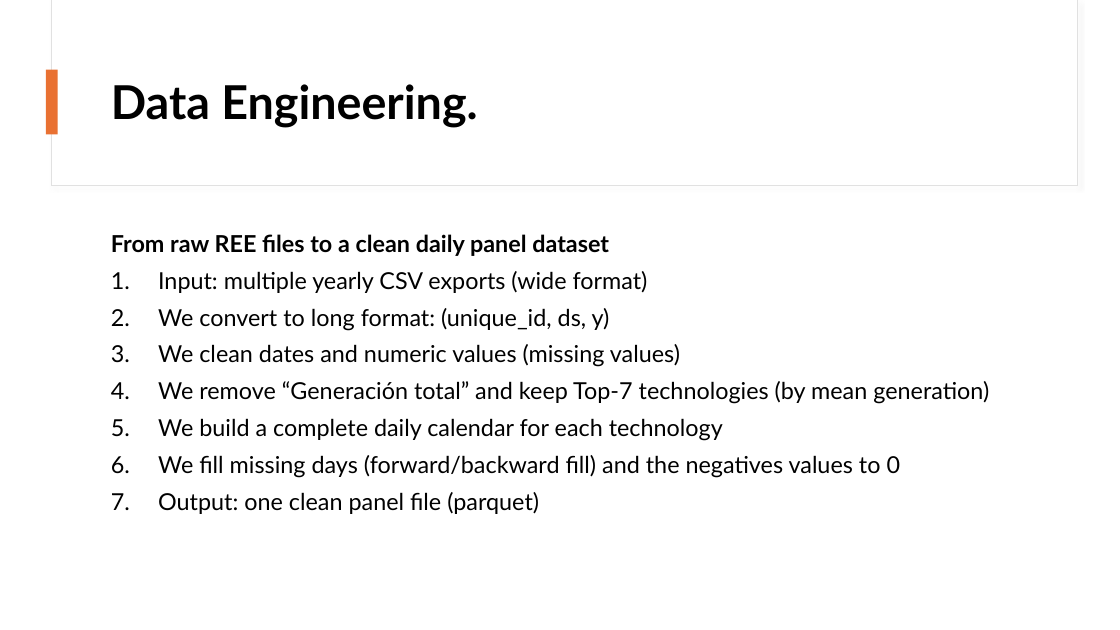
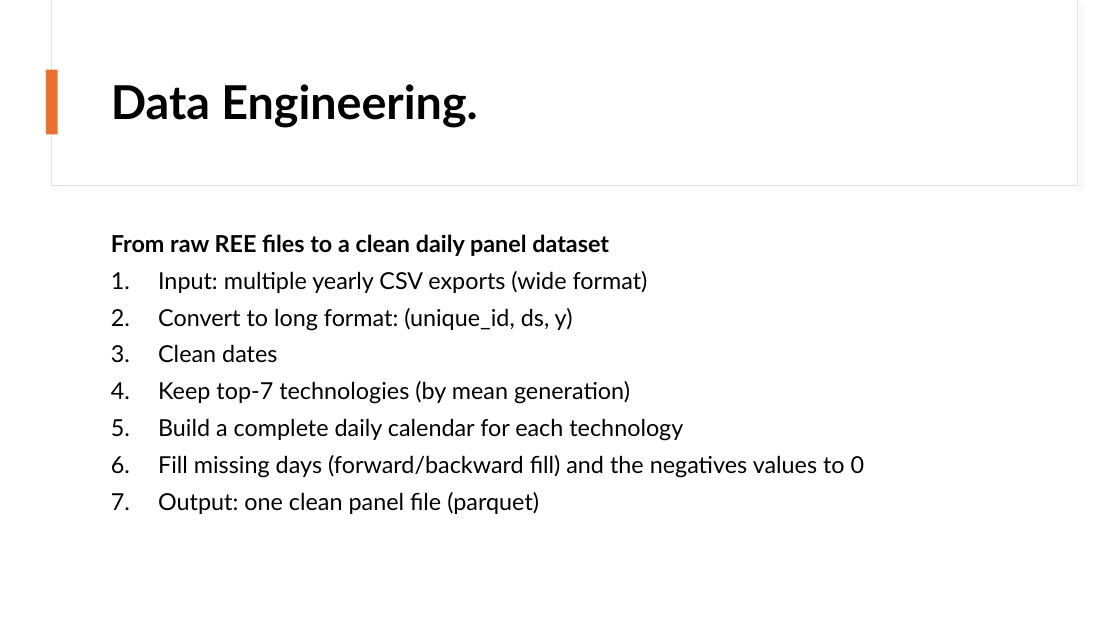
Before and after one commit to mireiamonbu/Spanish-Forecasters-MireiaMontoya-EnriqueRuiz, a slide deck: slide 8 of presentation/CapstonProject.pptx. Drawn at 1120x630 pixels with LibreOffice and Linux fonts; fonts in the diff are those of the drawing. Boxes give left, top, right and bottom in pixels: in the first picture for what was removed or moved away, otherwise in the second. Text is boxed around its words. In the diff, an @@ line names an element or a change of style, - is before the commit and + after.

```diff
--- a/presentation/CapstonProject.pptx
+++ b/presentation/CapstonProject.pptx
@@ text at [158,308,865,478]: text changed @@
-2. We convert to long format: (unique_id, ds, y)
-3. We clean dates and numeric values (missing values)
-4. We remove “Generación total” and keep Top-7 technologies (by mean generation)
-5. We build a complete daily calendar for each technology
-6. We fill missing days (forward/backward fill) and the negatives values to 0
+2. Convert to long format: (unique_id, ds, y)
+3. Clean dates
+4. Keep top-7 technologies (by mean generation)
+5. Build a complete daily calendar for each technology
+6. Fill missing days (forward/backward fill) and the negatives values to 0
```
Also in this commit, not shown: 10 other slides changed, 30 other files.
